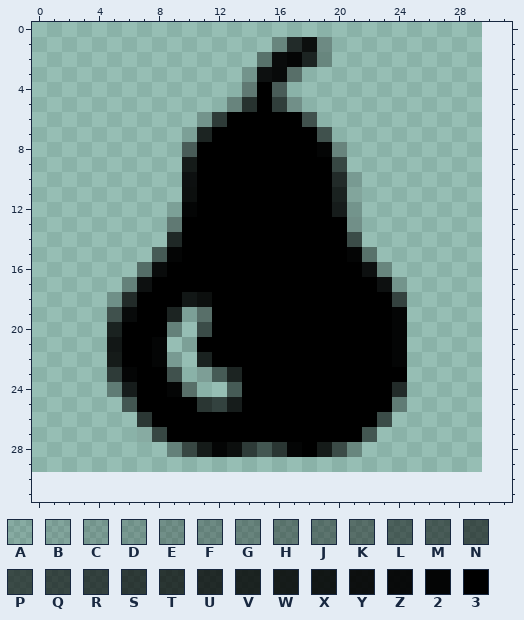
Two versions of one pixel-art sprite, assets/images/special.png. The picture above was drawn from the file before the commit.
The file is 30x30 pixels. Pixels under 10% opacity are left out. Colours within 5 levels of each other are drawn and written as one. The old version is drawn lined up with the new one, on the new canvas.
Palette (. is transparent): A #0000001a  B #00000022  C #0000002b  D #00000031  E #0000003f  F #00000046  G #0000004e  H #0000005c  J #00000063  K #0000006a  L #0000007d  M #00000083  N #00000092  P #0000009a  Q #000000a0  R #000000a6  S #000000b0  T #000000b7  U #000000c5  V #000000cf  W #000000d9  X #000000e0  Y #000000e9  Z #000000f0  2 #000000f8  3 #000000
Pixels before, first column x 5:
 1 ...........EUYF.....
 2 ..........HZ2VE.....
 3 .........CYZK.......
 4 .........H3M........
 5 ........GT3RE.......
 6 ......CS33333N......
 7 .....AV3333333N.....
 8 .....M333333332G....
 9 .....W333333333P....
10 .....Y333333333UB...
11 .....Y333333333VB...
12 ....A2333333333WC...
13 ....H33333333333E...
14 ....U33333333333N...
15 ...L2333333333332H..
16 ..JZ3333333333333YE.
17 .FY333333333333333YC
18 DU333XY333333333333R
19 NZ33VAK3333333333332
20 V333F.N3333333333332
21 X332.A33333333333332
22 W332B.V3333333333332
23 S233N.CLV33333333333
24 GW332K..L3333333333U
25 .M3333TQW3333333333G
26 ..S333333333333333N.
27 ..AP3333333333333M..
28 ....FQW2YSMT23WPE...
And afterwards:
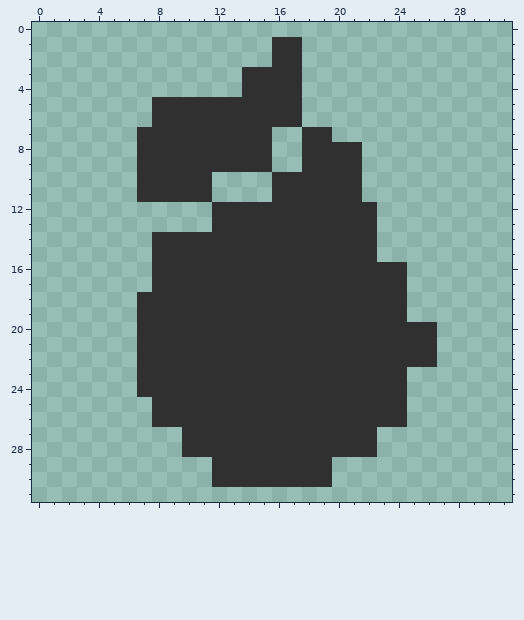
From old to new:
canvas 30x30 -> 32x32
colour 3: #000000 -> #303030
Changed rows in their new state; - is a pixel that keeps its letter.
first column x 5:
 1 -----------33..-------
 2 ----------.33..-------
 3 ---------3333---------
 4 ---------3-33---------
 5 ---3333333-33---------
 6 ---33333-----.--------
 7 --33333----..-3-------
 8 --3333-----..-333-----
 9 --3333-----..--33-----
10 --3333-....----33-----
11 --3333-....----33-----
12 ----...--------333----
13 ----...---------33----
14 ---33-----------33----
15 ---33-----------33----
16 --.3-------------333--
17 -..---------------33--
18 ..---33------------3--
19 ..--333------------3--
20 ..--333------------333
21 ..-333-------------333
22 ..-3333------------333
23 ..--33333-------------
24 ..--33333----------3--
25 -..---333----------3--
26 --.---------------33--
27 --...------------3----
28 ----.33333333-3333----
29 -------33333333-------
30 -------33333333-------
Boxes around the changes in both pictures, in picture pixels (x1, y1, x2, y2):
changed: (107, 37, 437, 487)
